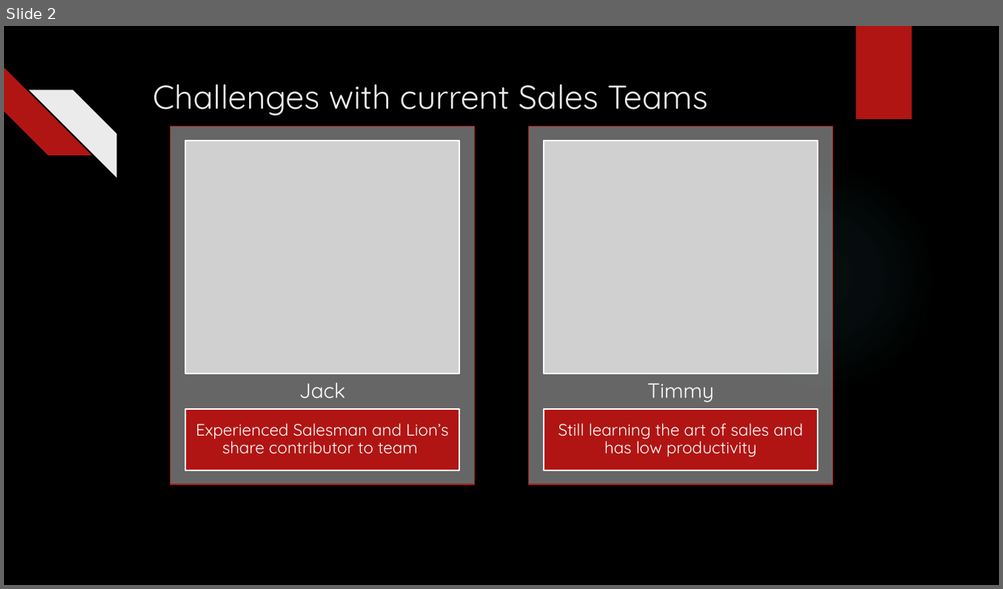
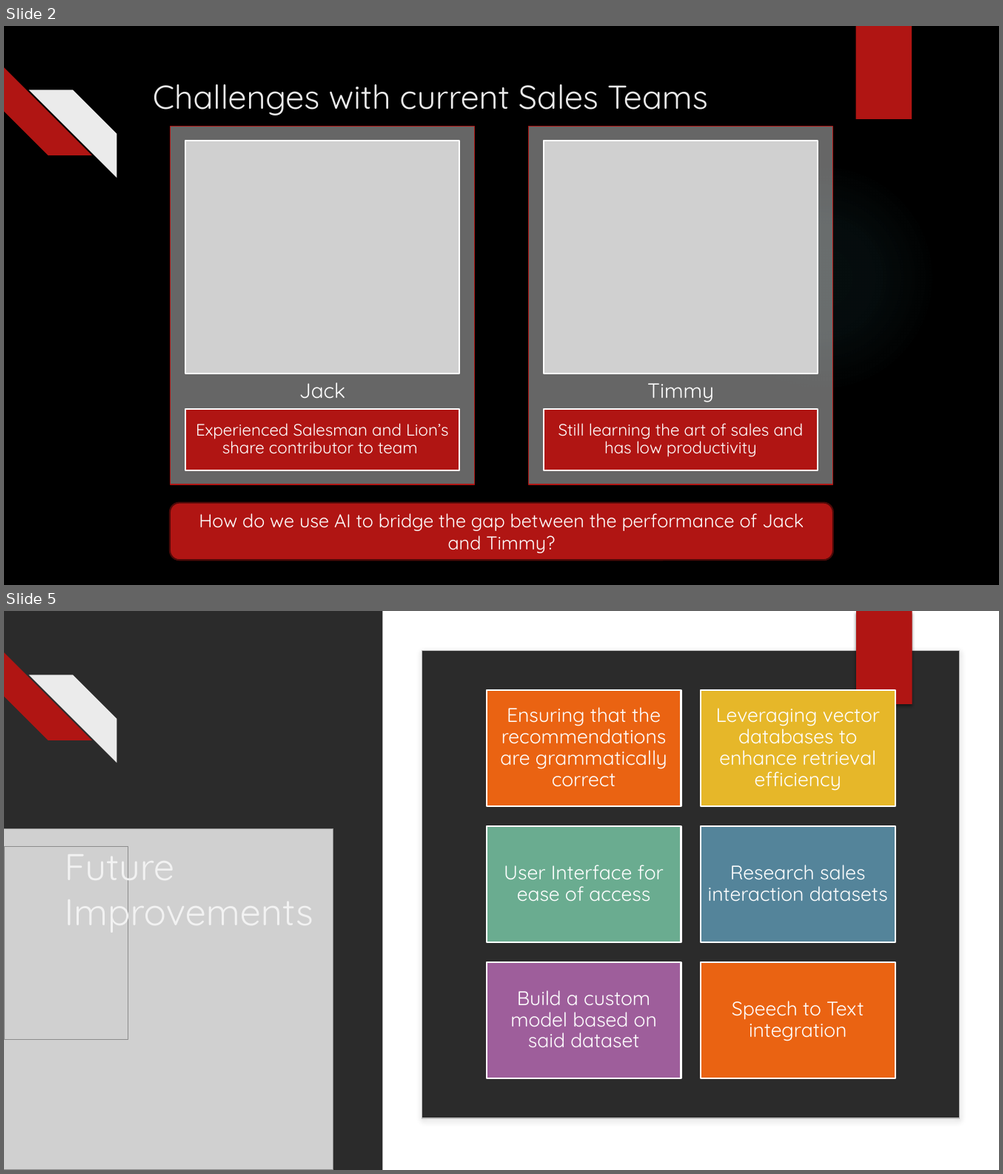
Before and after one commit to yash3107/Sales-Ai, a slide deck: Sales AI.pptx. Shown one above the other, each under a label of ours: slide 2 before the commit, slides 2 and 5 after it; the slides between them are not shown. The pictures are 1003x589 and 1003x1174 pixels, drawn with LibreOffice and Linux fonts; fonts in the diff are those of the drawing; grey boxes stand for pictures; background and template pictures are left out; a plain dark background stands for a picture behind light text. Boxes give left, top, right and bottom in pixels: in the first picture for what was removed or moved away, otherwise in the second. Text is boxed around its words. In the diff, an @@ line names an element or a change of style, - is before the commit and + after.

```diff
--- a/Sales AI.pptx
+++ b/Sales AI.pptx
@@ slide 5 added at (x1=4, y1=611, x2=999, y2=1170), background picture (left out); not listed: 2 template elements that a slide beside it also shows @@
@@ rectangle added at (x1=382, y1=611, x2=999, y2=1170), fill #FFFFFF @@
@@ picture added at (x1=657, y1=611, x2=788, y2=704) @@
@@ rectangle added at (x1=855, y1=611, x2=911, y2=704), fill #B01513 @@
@@ rectangle added at (x1=856, y1=611, x2=912, y2=704), fill #B01513 @@
@@ rounded rectangle added at (x1=422, y1=650, x2=959, y2=1119), fill #FFFFFF, outline #BFBFBF 1 pt @@
@@ picture added at (x1=4, y1=829, x2=333, y2=1170) @@
@@ picture added at (x1=4, y1=847, x2=128, y2=1040) @@
@@ title added at (x1=65, y1=846, x2=313, y2=936), 36 pt, text #F2F2F2 @@
+Future Improvements
@@ group added at (x1=486, y1=690, x2=895, y2=1079): 6 rectangles, 6 texts @@
+Ensuring that the recommendations are grammatically correct
+Leveraging vector databases to enhance retrieval efficiency
+User Interface for ease of access
+Research sales interaction datasets
+Build a custom model based on said dataset
+Speech to Text integration
@@ picture added at (x1=706, y1=1109, x2=788, y2=1170) @@
@@ slide 2 changed as well @@
@@ rounded rectangle added at (x1=170, y1=503, x2=833, y2=560), fill #B01513, outline #4D0908 1.5 pt, 18 pt, text #FFFFFF @@
+How do we use AI to bridge the gap between the performance of Jack and Timmy?
```
Also in this commit, not shown: 1 other slide changed, 2 other slides added.
